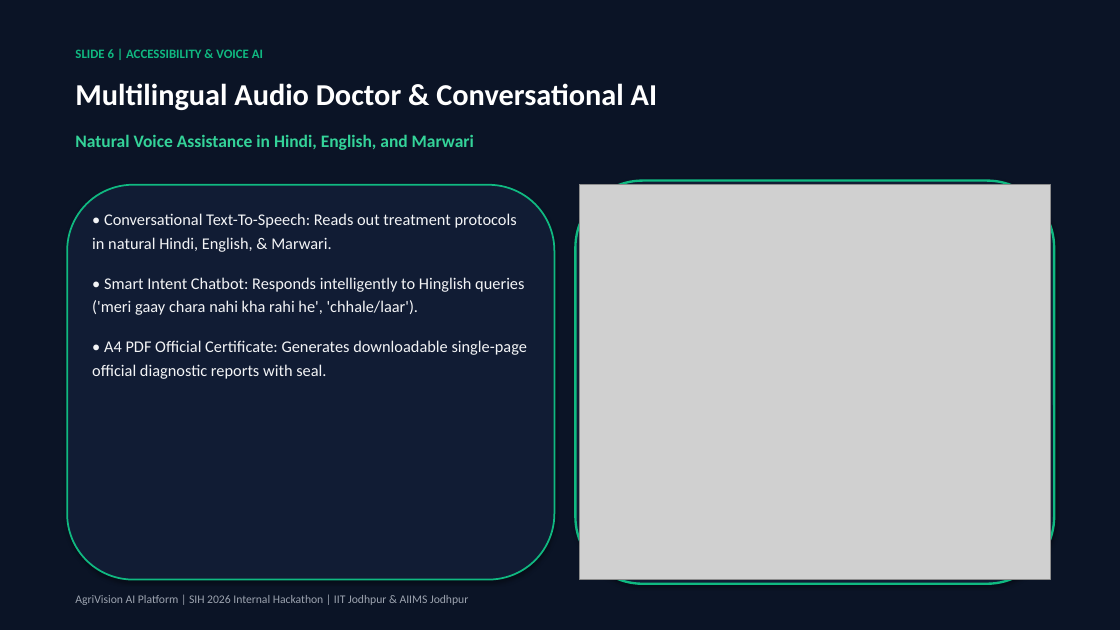
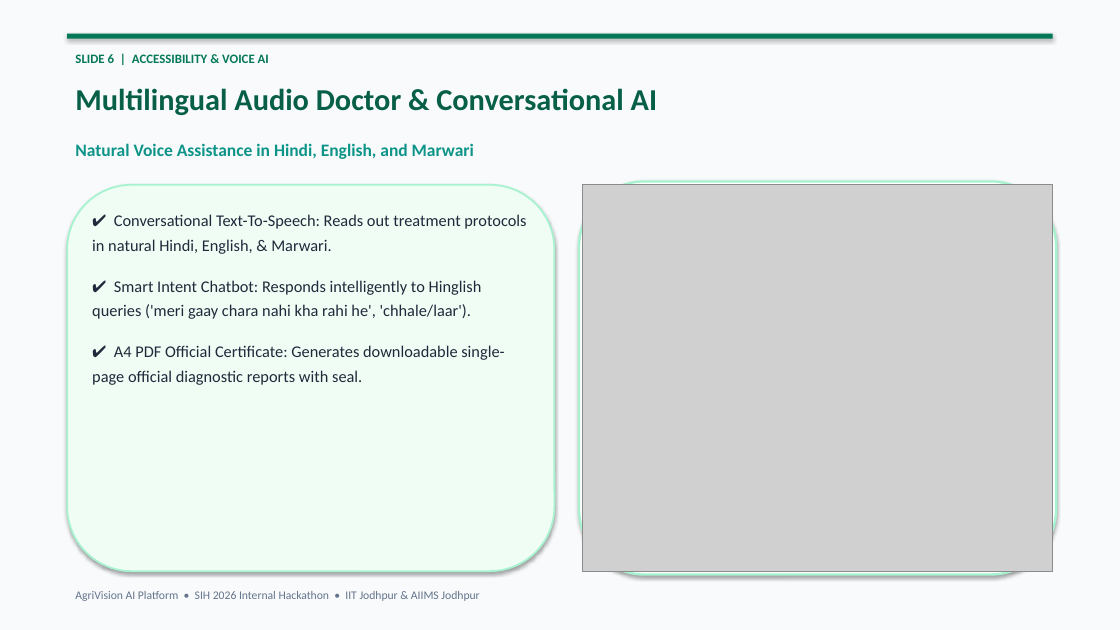
Before and after one commit to maheshiv15/SIH_INTERNAL2026, a slide deck: slide 6 of AgriVision_AI_SIH2026_Presentation.pptx. Drawn at 1120x630 pixels with LibreOffice and Linux fonts; fonts in the diff are those of the drawing; grey boxes stand for pictures. Boxes give left, top, right and bottom in pixels: in the first picture for what was removed or moved away, otherwise in the second. Text is boxed around its words. In the diff, an @@ line names an element or a change of style, - is before the commit and + after.

Commit message:
Update PowerPoint presentation deck to light, beautiful aesthetic design

```diff
--- a/AgriVision_AI_SIH2026_Presentation.pptx
+++ b/AgriVision_AI_SIH2026_Presentation.pptx
@@ rectangle at box(0, 0, 1120, 630): fill #0B1426 to #F8FAFC @@
@@ text "SLIDE 6 | ACCESSIBILITY & ..." at box(75, 54, 269, 63): text colour #10B981 to #047857 @@
@@ rectangle added at box(67, 34, 1053, 39), fill #047857 @@
@@ text "Multilingual Audio Doctor & Conversational ..." at box(75, 88, 657, 115): text colour #FFFFFF to #065F46 @@
@@ text "Natural Voice Assistance in Hindi, ...": place and size @@
-text "Natural Voice Assistance in Hindi, ..." at box(75, 134, 474, 150)
+text "Natural Voice Assistance in Hindi, ..." at box(75, 143, 474, 159)
@@ text "Natural Voice Assistance in Hindi, ..." at box(75, 143, 474, 159): text colour #34D399 to #0D9488 @@
@@ rounded rectangle: place and size @@
-rounded rectangle at box(67, 185, 555, 580)
+rounded rectangle at box(67, 185, 555, 571)
@@ rounded rectangle at box(67, 185, 555, 571): fill #111C34 to #F0FDF4; outline #10B981 1.5 pt to #A7F3D0 1.5 pt @@
@@ rounded rectangle: place and size @@
-rounded rectangle at box(576, 181, 1054, 584)
+rounded rectangle at box(579, 181, 1056, 575)
@@ rounded rectangle at box(579, 181, 1056, 575): fill #111C34 to #FFFFFF; outline #10B981 2 pt to #A7F3D0 2 pt @@
@@ picture: place and size @@
-picture at box(580, 185, 1050, 580)
+picture at box(582, 185, 1053, 571)
@@ text at box(92, 214, 526, 385): text changed; text colour #F3F4F6 to #1E293B @@
-• Conversational Text-To-Speech: Reads out treatment protocols in natural Hindi, English, & Marwari.
-• Smart Intent Chatbot: Responds intelligently to Hinglish queries ('meri gaay chara nahi kha rahi he', 'chhale/laar').
-• A4 PDF Official Certificate: Generates downloadable single-page official diagnostic reports with seal.
+✔ Conversational Text-To-Speech: Reads out treatment protocols in natural Hindi, English, & Marwari.
+✔ Smart Intent Chatbot: Responds intelligently to Hinglish queries ('meri gaay chara nahi kha rahi he', 'chhale/laar').
+✔ A4 PDF Official Certificate: Generates downloadable single-page official diagnostic reports with seal.
@@ text at box(75, 591, 479, 601): text changed; text colour #9CA3AF to #64748B @@
-AgriVision AI Platform | SIH 2026 Internal Hackathon | IIT Jodhpur & AIIMS Jodhpur
+AgriVision AI Platform • SIH 2026 Internal Hackathon • IIT Jodhpur & AIIMS Jodhpur
```
Also in this commit, not shown: 9 other slides changed, 1 other file.
